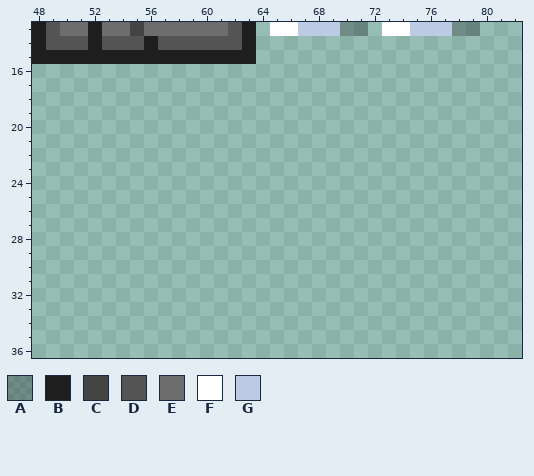
One commit to this pixel-art file: Spiceholic2025/App/stage/tileset.aseprite. The picture above was drawn from the file before the commit.
128x128 pixels, 1 frame. Shown: x 48..82, y 13..36.
Palette (. is transparent): A #00000042  B #1e1e1e  C #454444  D #545454  E #6e6d6d  F #ffffff  G #bdcae4
Pixels before, first column x 48:
13 BDEEBEECEEEEEEDB.FFGGGAA.FFGGGAA
14 BDDDBDDDBDDDDDDB................
15 BBBBBBBBBBBBBBBB................
After:
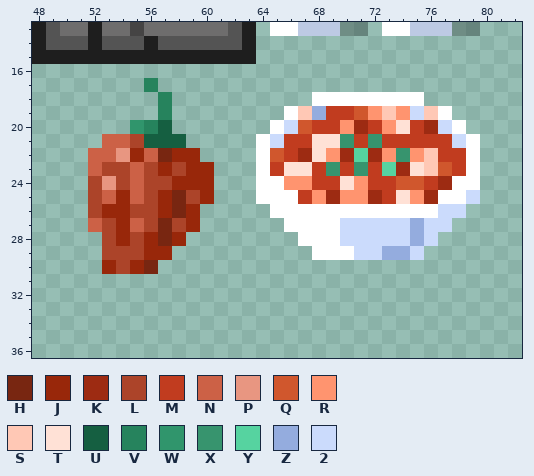
Colours new in this view: H #782611  J #98270a  K #9d2b12  L #ac4429  M #c13c1f  N #cc6146  P #e89681  Q #d0572d  R #ff946f  S #ffc8b5  T #ffe1d6  U #155f41  V #26835d  W #30956c  X #37946e  Y #56d3a0  Z #94acde  2 #cbdbfc
What changed:
y 17: x 56 . -> V
y 18: x 57 . -> V; x 68..75 ........ -> FFFFFFFF
y 19: x 57 . -> V; x 66..77 ............ -> FSZMMQRSR2SF
y 20: x 55..57 ... -> WVU; x 65..78 .............. -> F2QMMRKMRTMK2F
y 21: x 53..58 ...... -> NNLUUU; x 64..79 ................ -> F2MMTTXMXMMMMM2F
y 22: x 52..59 ........ -> NNPJNHJJ; x 64..79 ................ -> FQMKTRKYKRXRSMMF
y 23: x 52..60 ......... -> NLLNLJLJJ; x 64..79 ................ -> FMTTMXMXMYKTSQMF
y 24: x 52..60 ......... -> LPLNLLJJJ; x 64..79 ................ -> FFRRMMTRMMQQMKFF
y 25: x 52..60 ......... -> LNJNLJHLJ; x 64..79 ................ -> FFFMRKRRKMTRKFF2
y 26: x 52..59 ........ -> LJJLLJHJ; x 65..78 .............. -> FFFFFFFFFFFF22
y 27: x 52..59 ........ -> NLJNLHLJ; x 66..77 ............ -> FFFF22222Z22
y 28: x 53..58 ...... -> LJLJHJ; x 67..76 .......... -> FFF22222Z2
y 29: x 53..57 ..... -> LLLJJ; x 68..75 ........ -> FFF22ZZ2
y 30: x 53..56 .... -> JLJH
Changed places in both pictures, as pixel boxes (x1, y1, x2, y2):
added: (88, 78, 480, 274)
